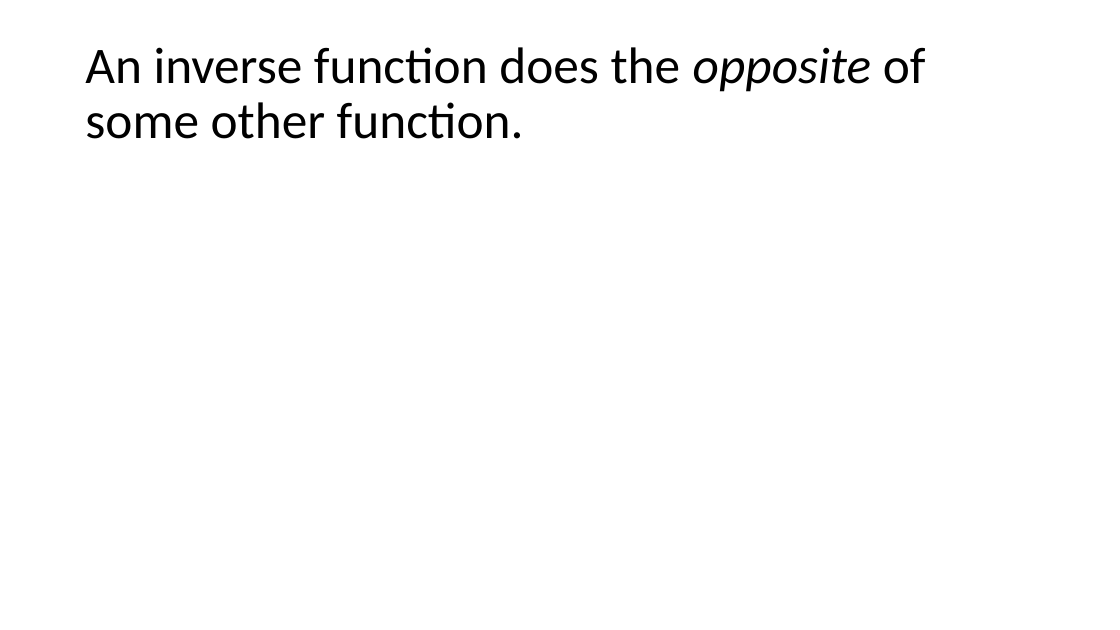
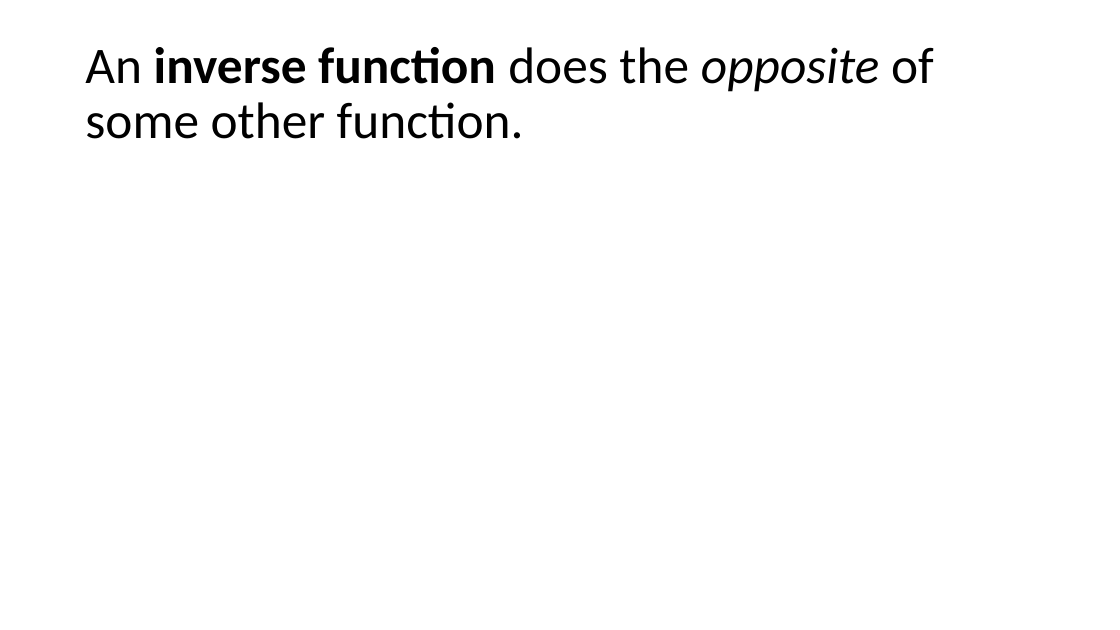
Before and after one commit to bertozzivill/infx572_winter17, a slide deck: slide 15 of module_10/part_2/deck_1.pptx. Drawn at 1120x630 pixels with LibreOffice and Linux fonts; fonts in the diff are those of the drawing; grey boxes stand for pictures. Boxes give left, top, right and bottom in pixels: in the first picture for what was removed or moved away, otherwise in the second. Text is boxed around its words. In the diff, an @@ line names an element or a change of style, - is before the commit and + after.

Commit message:
changes to final powerpoint

```diff
--- a/module_10/part_2/deck_1.pptx
+++ b/module_10/part_2/deck_1.pptx
@@ title "An inverse function does the ..." at (85,47,934,139): bold on in "inverse function" @@
```
Also in this commit, not shown: 3 other slides changed, 10 slides added, 3 other files.
